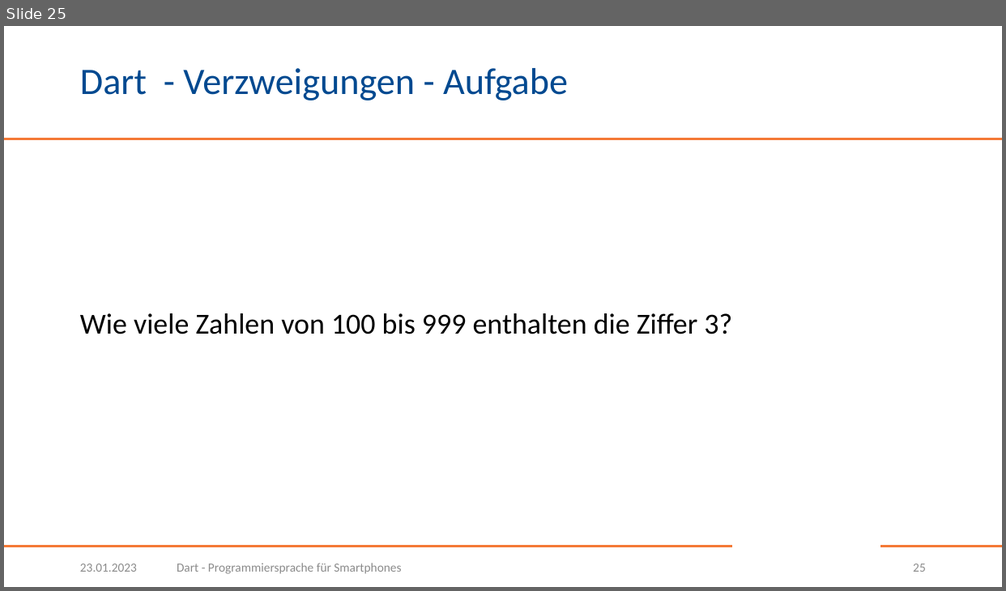
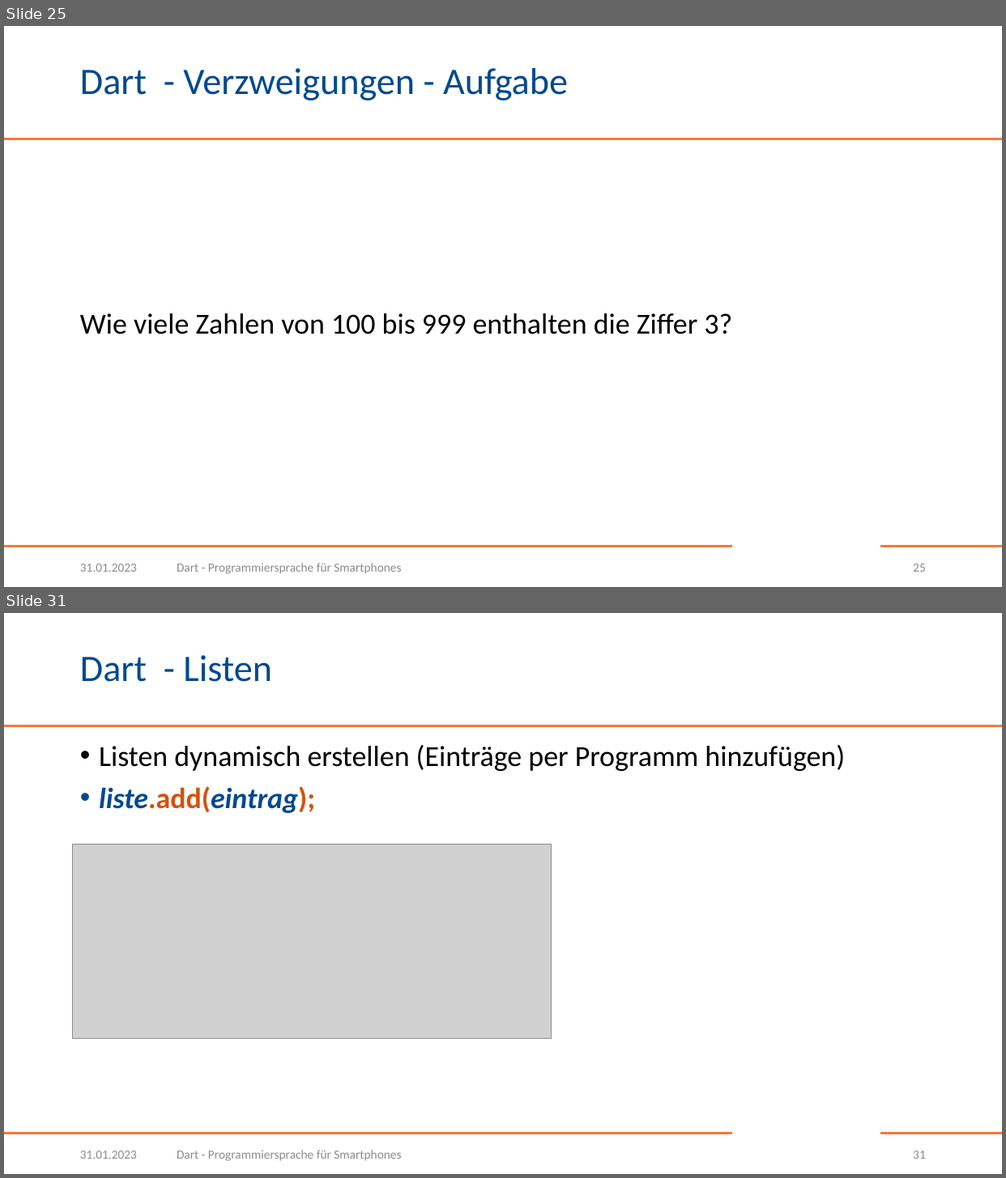
Before and after one commit to BogyMitutoyoCTL/DecisionMakingApp, a slide deck: presentations/Dart.pptx. Shown one above the other, each under a label of ours: slide 25 before the commit, slides 25 and 31 after it; the slides between them are not shown. The pictures are 1006x591 and 1006x1178 pixels, drawn with LibreOffice and Linux fonts; fonts in the diff are those of the drawing; grey boxes stand for pictures; background and template pictures are left out. Boxes give left, top, right and bottom in pixels: in the first picture for what was removed or moved away, otherwise in the second. Text is boxed around its words. In the diff, an @@ line names an element or a change of style, - is before the commit and + after.

Commit message:
Add slides 26-32 about lists

```diff
--- a/presentations/Dart.pptx
+++ b/presentations/Dart.pptx
@@ slide 31 added at box(4, 613, 1002, 1174), background #FFFFFF; not listed: 3 template elements that a slide beside it also shows @@
@@ title added at box(80, 655, 272, 682), 36 pt, text #004990 @@
+Dart - Listen
@@ text added at box(99, 745, 845, 813), 28 pt, text #000000 @@
+• Listen dynamisch erstellen (Einträge per Programm hinzufügen)
+• liste.add(eintrag);
@@ picture added at box(73, 845, 552, 1039) @@
@@ text added at box(80, 1151, 137, 1159), 12 pt, text #8C8C8C @@
+31.01.2023
@@ text added at box(177, 1150, 401, 1161), 12 pt, text #8C8C8C @@
+Dart - Programmiersprache für Smartphones
@@ page number added at box(913, 1151, 926, 1159), 12 pt, text #8C8C8C @@
+31
@@ slide 25 changed as well @@
@@ text at box(80, 564, 137, 572): text changed @@
-23.01.2023
+31.01.2023
```
Also in this commit, not shown: 24 other slides changed, 6 other slides added.
